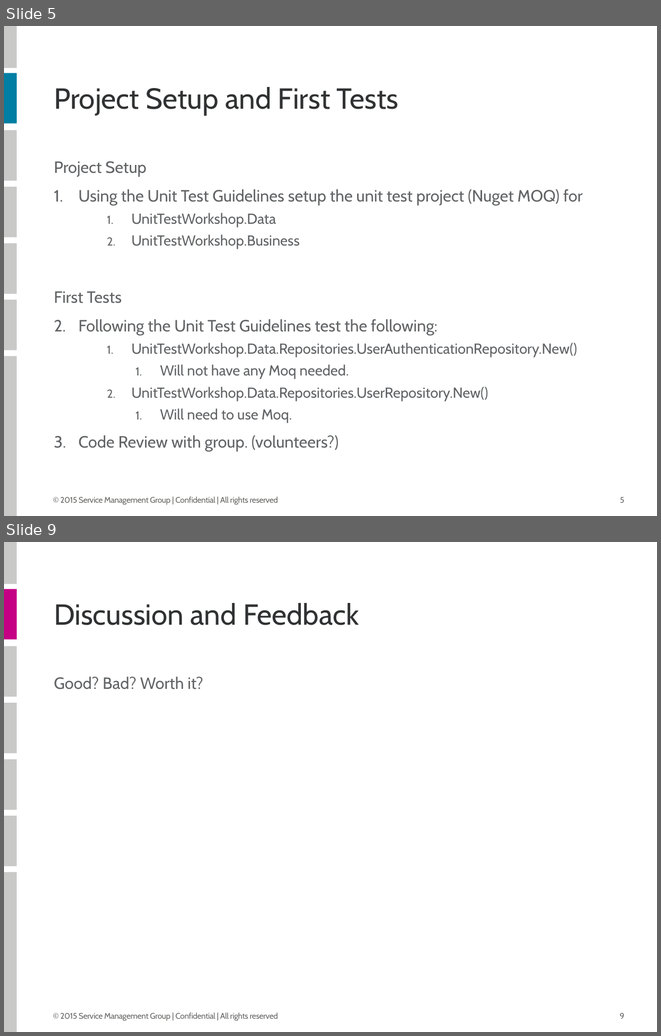
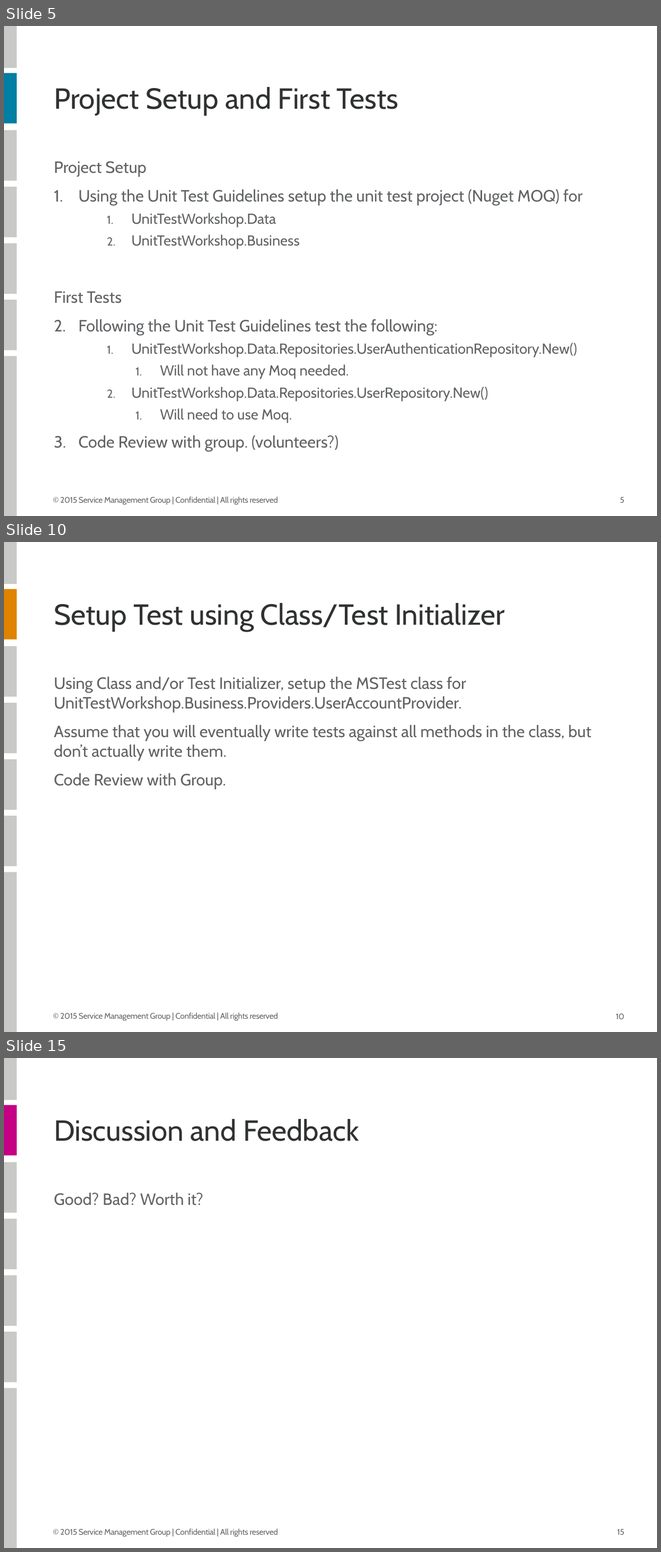
Before and after one commit to taeatonDev/UnitTestTraining, a slide deck: Unit Test Course Outline.pptx. Shown one above the other, each under a label of ours: slides 5 and 9 before the commit, slides 5, 10 and 15 after it; the slides between them are not shown. The pictures are 661x1036 and 661x1552 pixels, drawn with LibreOffice and Linux fonts; fonts in the diff are those of the drawing. Boxes give left, top, right and bottom in pixels: in the first picture for what was removed or moved away, otherwise in the second. Text is boxed around its words. In the diff, an @@ line names an element or a change of style, - is before the commit and + after.

```diff
--- a/Unit Test Course Outline.pptx
+++ b/Unit Test Course Outline.pptx
@@ slide 10 added at [4, 542, 657, 1032], background #FFFFFF; not listed: 7 template elements that a slide beside it also shows @@
@@ rectangle added at [4, 589, 17, 640], fill #DF8300 @@
@@ title added at [54, 603, 504, 632], 32 pt, text #303132 @@
+Setup Test using Class/Test Initializer
@@ text added at [54, 677, 592, 789], 18 pt, text #616365 @@
+Using Class and/or Test Initializer, setup the MSTest class for UnitTestWorkshop.Business.Providers.UserAccountProvider.
+Assume that you will eventually write tests against all methods in the class, but don’t actually write them.
+Code Review with Group.
@@ page number added at [616, 1013, 624, 1019], 9 pt, text #646663 @@
+10
@@ what was slide 9 is now slide 15 @@
@@ page number at [617, 1529, 624, 1534]: text changed @@
-9
+15
```
Also in this commit, not shown: 4 slides changed, 5 other slides added.
